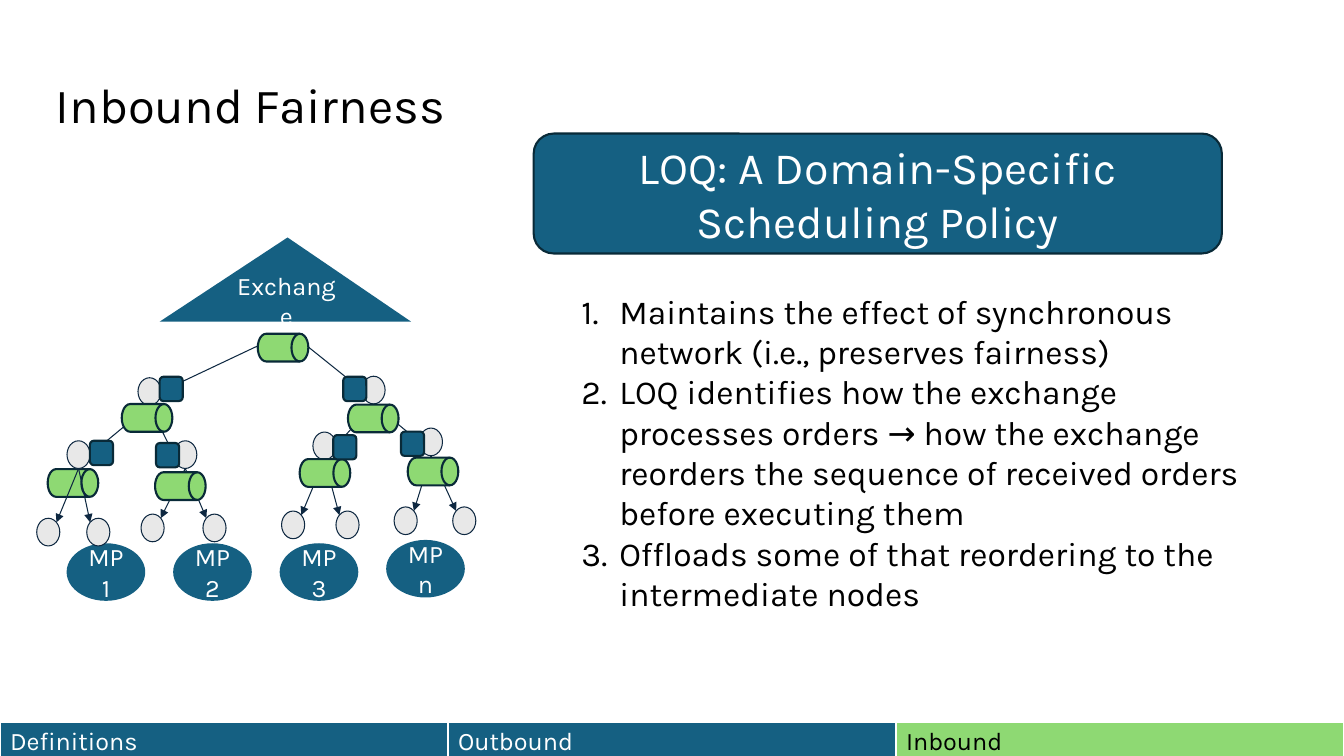
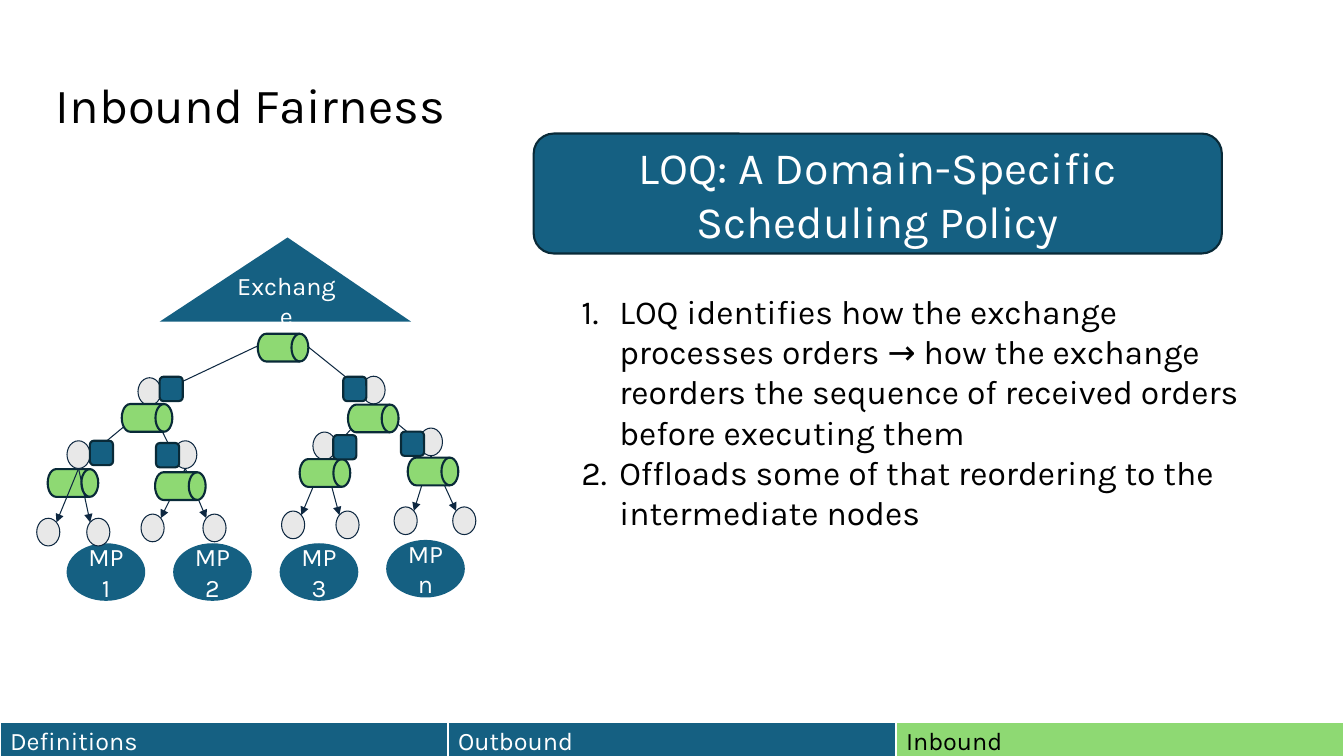
Before and after one commit to HaseebLUMS/Onyx-Presentation, a slide deck: slide 98 of thesis-latency-fairness.pptx. Drawn at 1344x756 pixels with LibreOffice and Linux fonts; fonts in the diff are those of the drawing. Boxes give left, top, right and bottom in pixels: in the first picture for what was removed or moved away, otherwise in the second. Text is boxed around its words. In the diff, an @@ line names an element or a change of style, - is before the commit and + after.

Commit message:
updated presentation

```diff
--- a/thesis-latency-fairness.pptx
+++ b/thesis-latency-fairness.pptx
@@ text at [619, 301, 1173, 372]: paragraph removed @@
-1. Maintains the effect of synchronous network (i.e., preserves fairness)
```
Also in this commit, not shown: 1 other slide changed.
